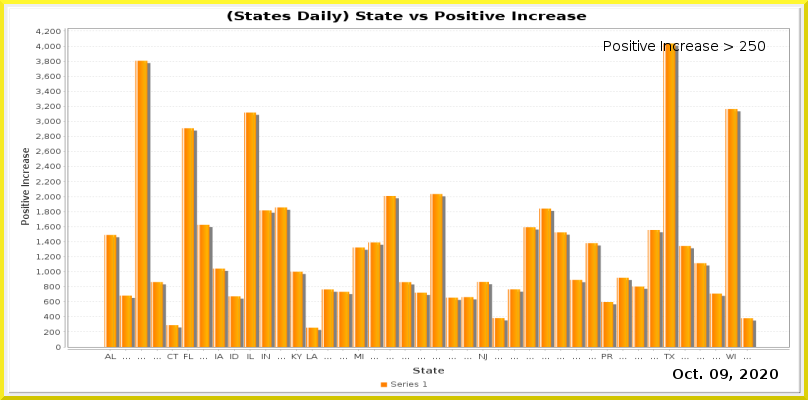
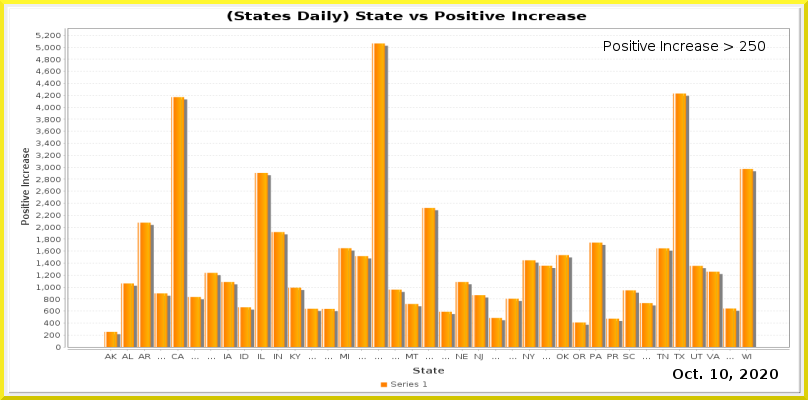
Before/after of a 808px x 400px layered artwork. What changed in the layer stack:
painted on "Current Date" over [710, 369, 728, 379]
painted on "Date_vs_TestIncrease.png" over [36, 28, 790, 361]
